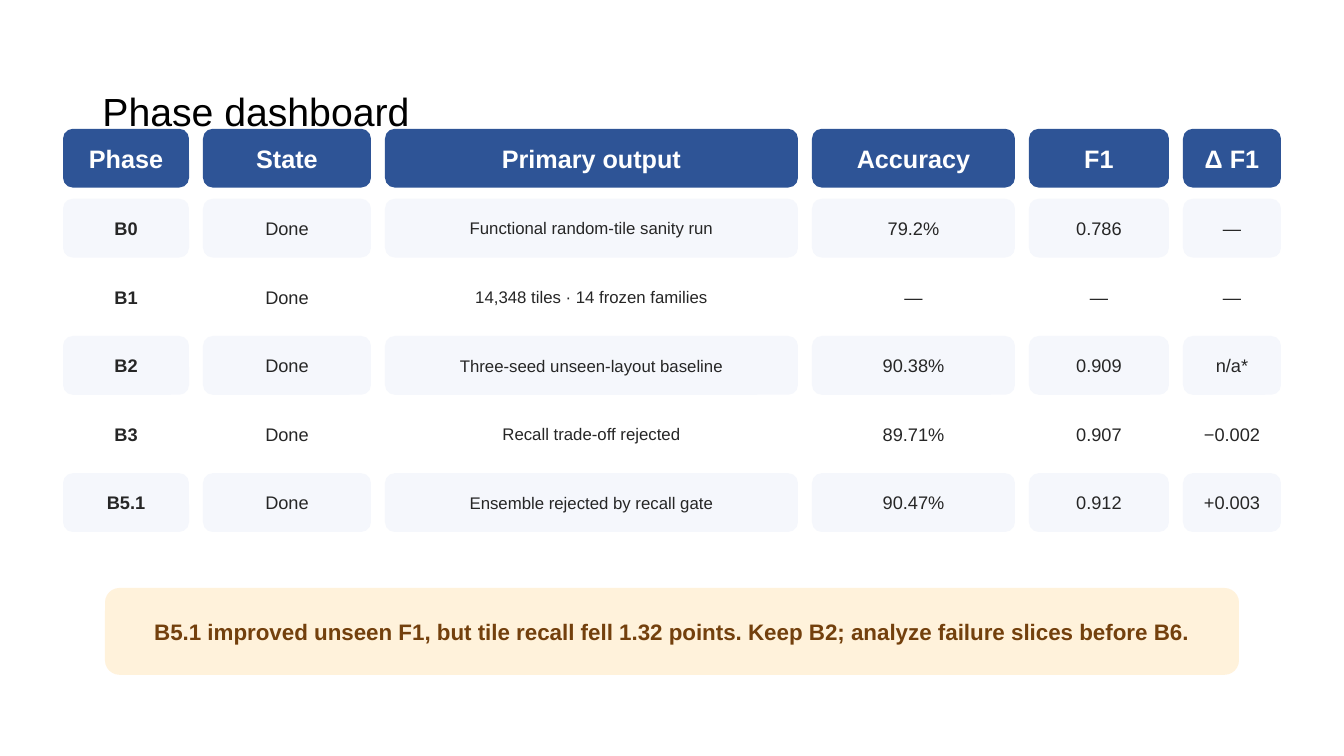
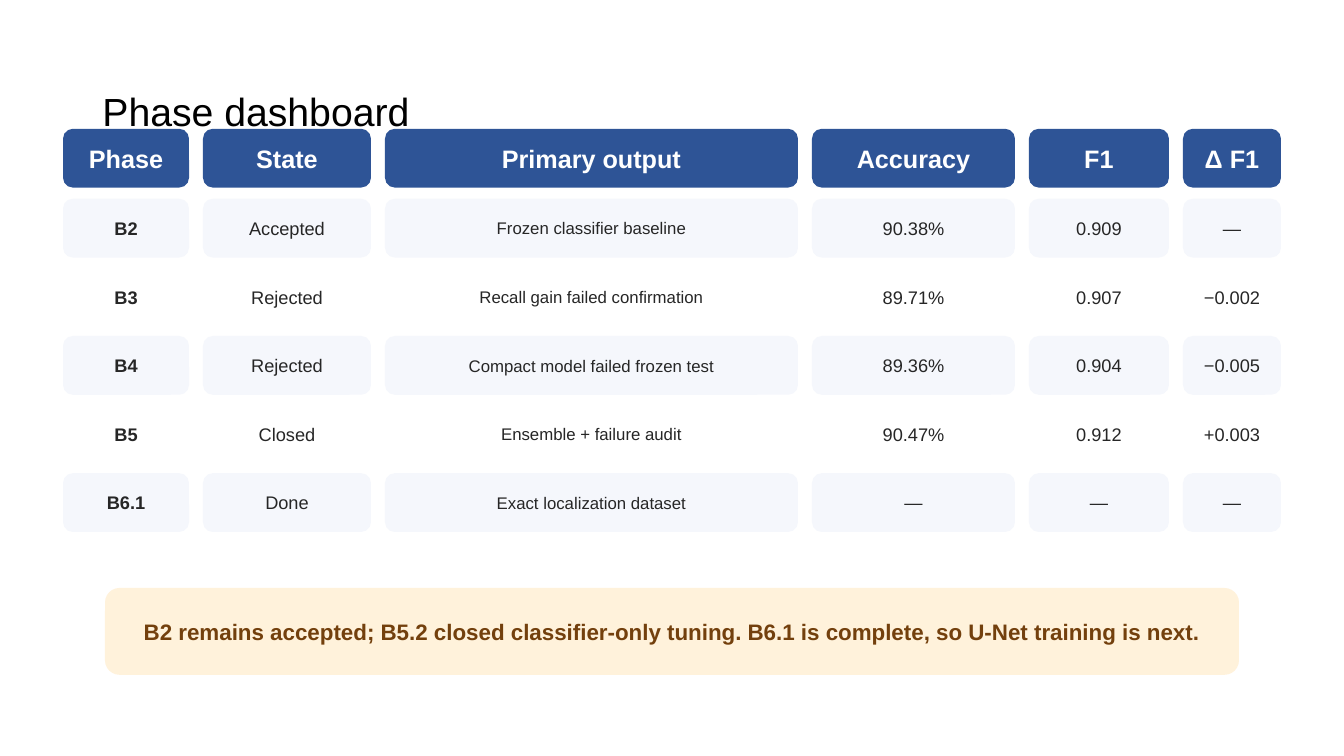
Before and after one commit to nocleo/ADVLSI2_Project_updated, a slide deck: slide 16 of presentation/ADVLSI2_DRC_CNN_Project_Progress.pptx. Drawn at 1344x756 pixels with LibreOffice and Linux fonts; fonts in the diff are those of the drawing. Boxes give left, top, right and bottom in pixels: in the first picture for what was removed or moved away, otherwise in the second. Text is boxed around its words. In the diff, an @@ line names an element or a change of style, - is before the commit and + after.

```diff
--- a/presentation/ADVLSI2_DRC_CNN_Project_Progress.pptx
+++ b/presentation/ADVLSI2_DRC_CNN_Project_Progress.pptx
@@ text in rounded rectangle at (114,222,137,235): text changed @@
-B0
+B2
@@ text in rounded rectangle at (249,221,325,239): text changed @@
-Done
+Accepted
@@ text in rounded rectangle at (497,222,685,234): text changed @@
-Functional random-tile sanity run
+Frozen classifier baseline
@@ text in rounded rectangle at (883,222,945,235): text changed @@
-79.2%
+90.38%
@@ text in rounded rectangle at (1076,222,1121,235): text changed @@
-0.786
+0.909
@@ text at (114,291,137,304): text changed @@
-B1
+B3
@@ text at (251,290,323,308): text changed @@
-Done
+Rejected
@@ text at (479,291,703,307): text changed @@
-14,348 tiles · 14 frozen families
+Recall gain failed confirmation
@@ text at (883,291,945,304): text changed @@
-—
+89.71%
@@ text at (1076,291,1121,304): text changed @@
-—
+0.907
@@ text at (1204,291,1260,304): text changed @@
-—
+−0.002
@@ text in rounded rectangle at (114,359,137,372): text changed @@
-B2
+B4
@@ text in rounded rectangle at (251,358,323,376): text changed @@
-Done
+Rejected
@@ text in rounded rectangle at (883,359,945,372): text changed @@
-90.38%
+89.36%
@@ text in rounded rectangle at (1076,359,1121,372): text changed @@
-0.909
+0.904
@@ text in rounded rectangle at (1204,359,1260,372): text changed @@
-n/a*
+−0.005
@@ text in rounded rectangle at (469,360,714,376): text changed @@
-Three-seed unseen-layout baseline
+Compact model failed frozen test
@@ text at (114,428,137,441): text changed @@
-B3
+B5
@@ text at (259,427,316,441): text changed @@
-Done
+Closed
@@ text at (501,428,681,440): text changed @@
-Recall trade-off rejected
+Ensemble + failure audit
@@ text at (883,428,945,441): text changed @@
-89.71%
+90.47%
@@ text at (1076,428,1121,441): text changed @@
-0.907
+0.912
@@ text at (1204,428,1260,441): text changed @@
-−0.002
++0.003
@@ text in rounded rectangle at (497,497,686,509): text changed @@
-Ensemble rejected by recall gate
+Exact localization dataset
@@ text in rounded rectangle at (883,496,945,509): text changed @@
-90.47%
+—
@@ text in rounded rectangle at (1076,496,1121,509): text changed @@
-0.912
+—
@@ text in rounded rectangle at (1204,496,1260,509): text changed @@
-+0.003
+—
@@ text in rounded rectangle at (144,623,1199,645): text changed @@
-B5.1 improved unseen F1, but tile recall fell 1.32 points. Keep B2; analyze failure slices before B6.
+B2 remains accepted; B5.2 closed classifier-only tuning. B6.1 is complete, so U-Net training is next.
```
Also in this commit, not shown: 3 other slides changed, 4 slides added, 1 other file.
